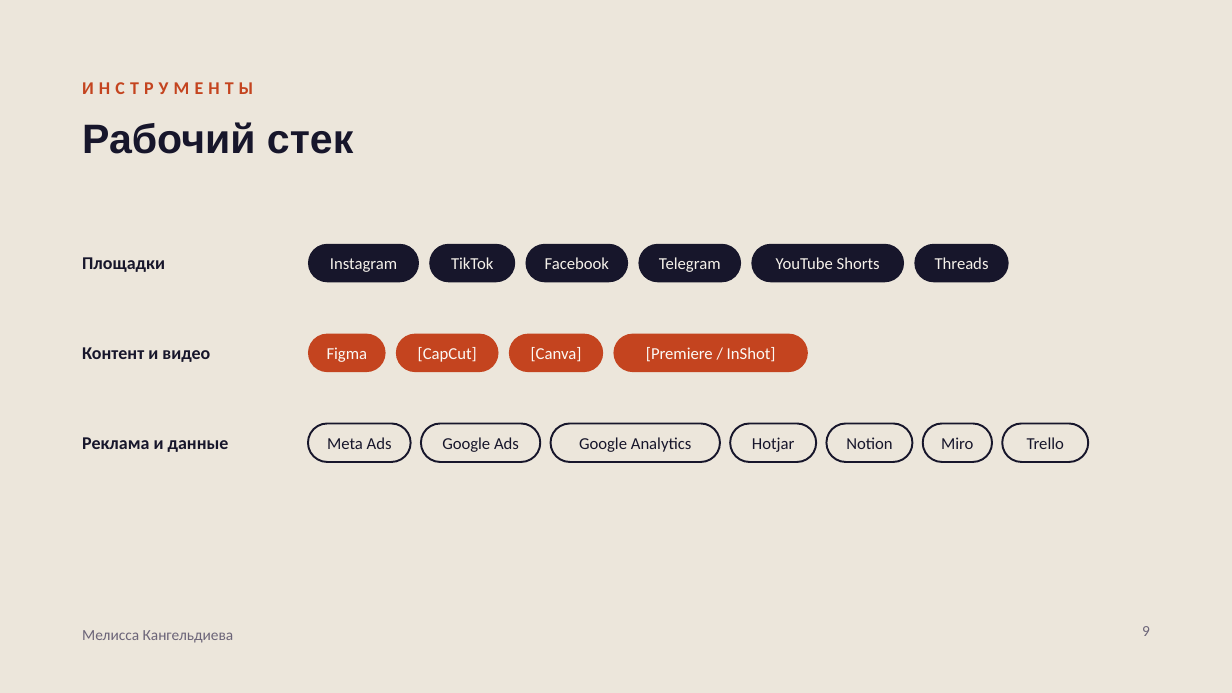
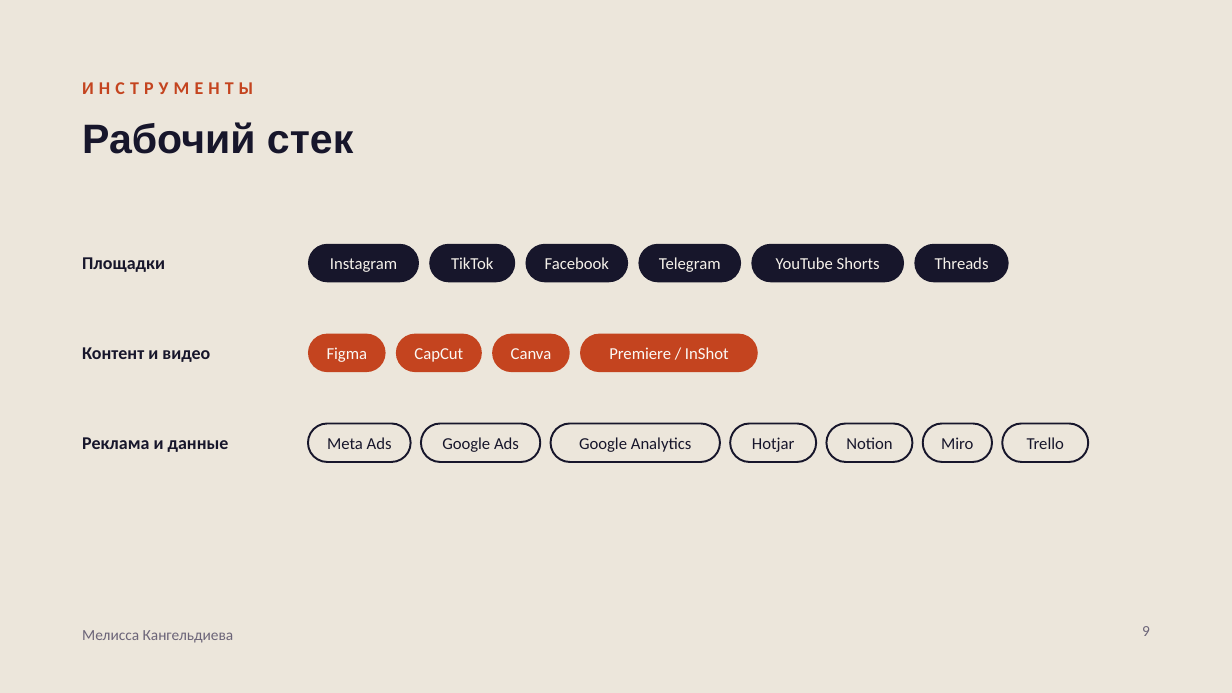
Before and after one commit to grosserschmid-wq/forexample, a slide deck: slide 9 of presentation/Kangeldieva_SMM.pptx. Drawn at 1232x693 pixels with LibreOffice and Linux fonts; fonts in the diff are those of the drawing. Boxes give left, top, right and bottom in pixels: in the first picture for what was removed or moved away, otherwise in the second. Text is boxed around its words. In the diff, an @@ line names an element or a change of style, - is before the commit and + after.

```diff
--- a/presentation/Kangeldieva_SMM.pptx
+++ b/presentation/Kangeldieva_SMM.pptx
@@ rounded rectangle: place and size @@
-rounded rectangle at [396,334,498,372]
+rounded rectangle at [396,334,482,372]
@@ text at [414,348,463,362]: text changed @@
-[CapCut]
+CapCut
@@ rounded rectangle: place and size @@
-rounded rectangle at [509,334,604,372]
+rounded rectangle at [493,334,570,372]
@@ text at [511,348,552,359]: text changed @@
-[Canva]
+Canva
@@ rounded rectangle: place and size @@
-rounded rectangle at [614,334,808,372]
+rounded rectangle at [580,334,758,372]
@@ text at [609,347,729,359]: text changed @@
-[Premiere / InShot]
+Premiere / InShot
```
Also in this commit, not shown: 2 other files.
